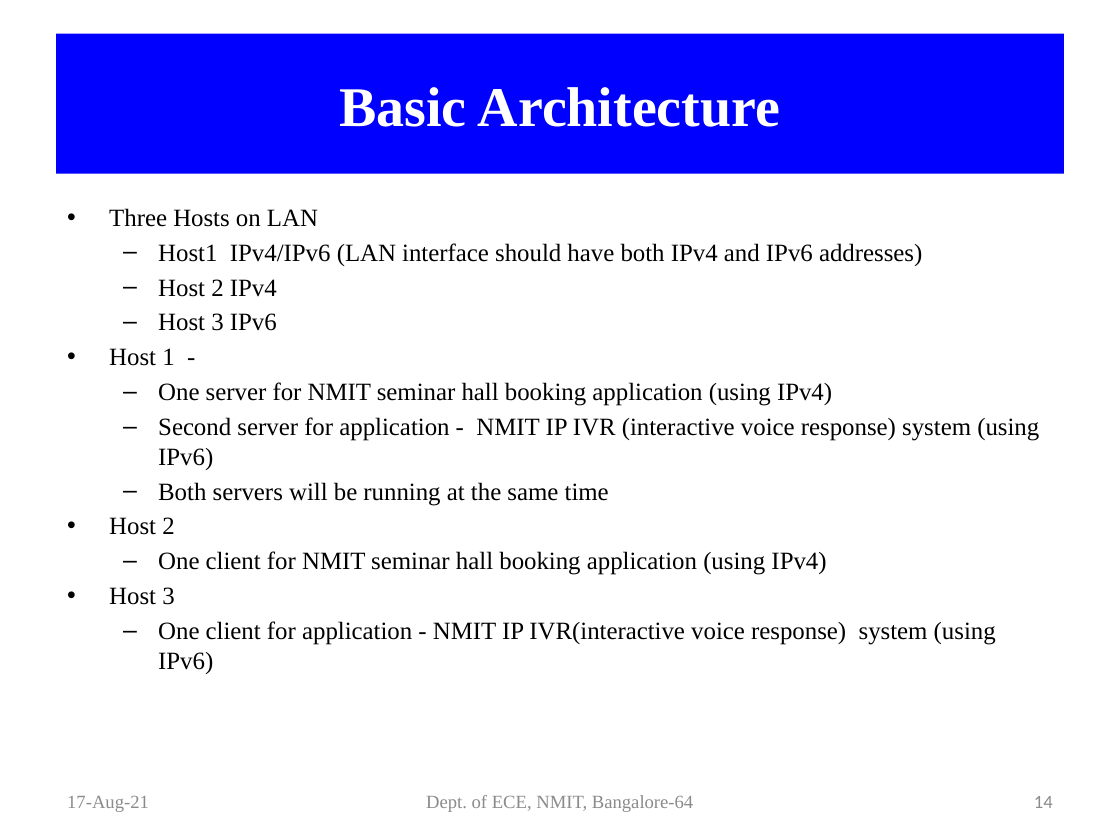
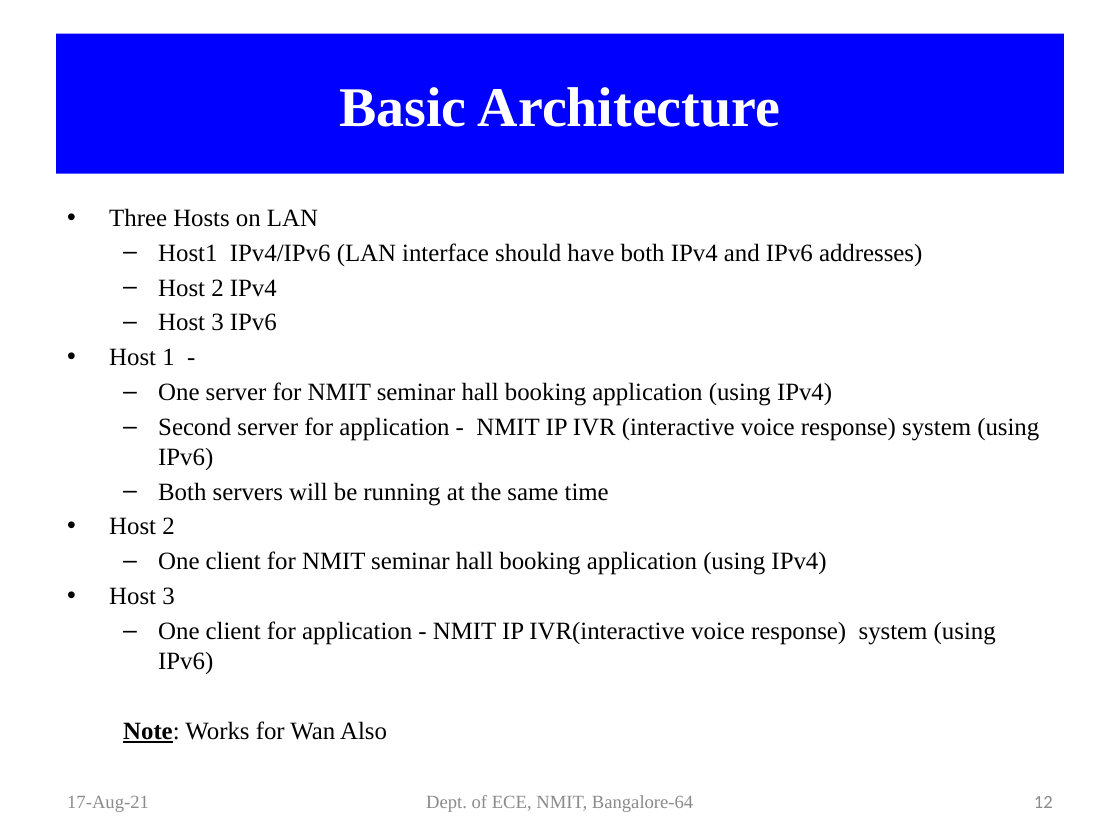
Before and after one commit to Shivakumarbharath/Dual-Stack-Host, a slide deck: slide 12 of Official Documents/Project Batch 16 phase1.pptx (slide 14 before the commit). Drawn at 1120x840 pixels with LibreOffice and Linux fonts; fonts in the diff are those of the drawing. Boxes give left, top, right and bottom in pixels: in the first picture for what was removed or moved away, otherwise in the second. Text is boxed around its words. In the diff, an @@ line names an element or a change of style, - is before the commit and + after.

```diff
--- a/Official Documents/Project Batch 16 phase1.pptx
+++ b/Official Documents/Project Batch 16 phase1.pptx
@@ text at (123, 721, 387, 743): paragraph added @@
+  Note: Works for Wan Also
@@ page number at (1034, 796, 1053, 808): text changed @@
-14
+12
```
Also in this commit, not shown: 12 other slides changed, 2 slides removed.
